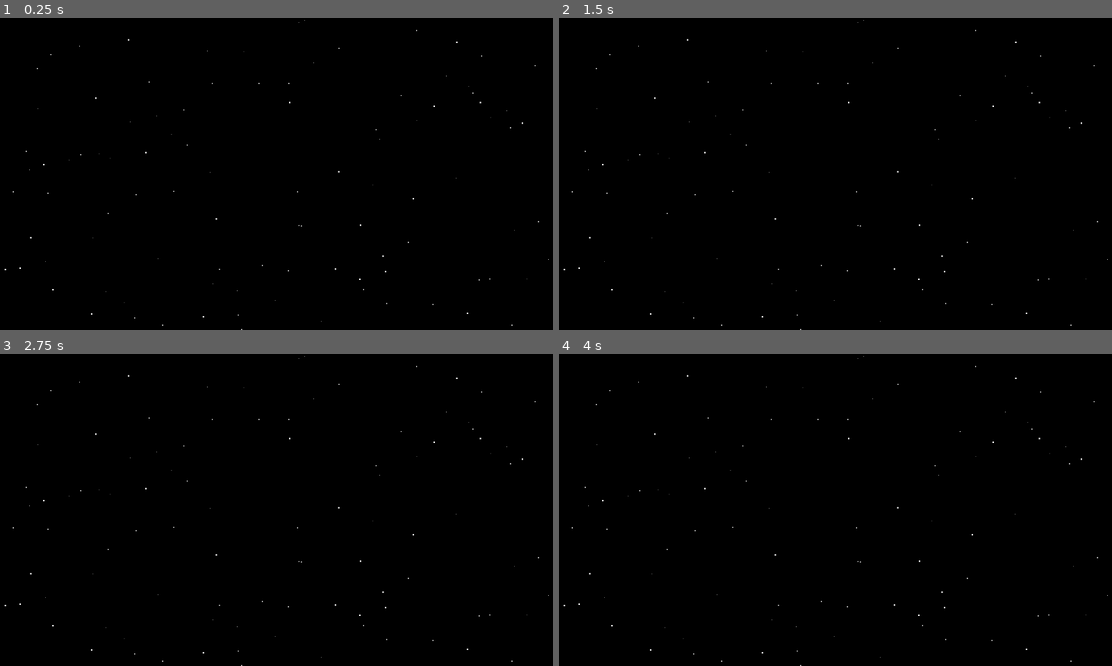
Above: before the commit, frames 1-4 (two rows, left to right).
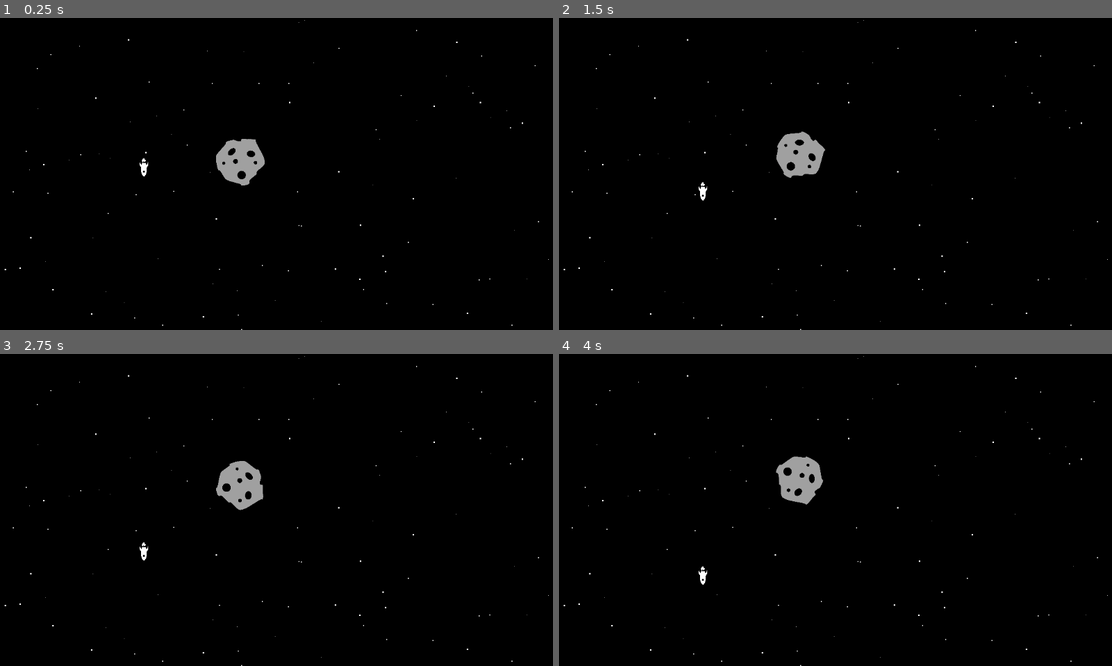
Above: after the commit, the same moments.

Repository: SuvegesMarton/aimtheship
Game: Godot game, scene res://scenes/round_manager.tscn
Same seed, same stepped clock (60 frames per second), same inputs: the game is played once before the commit and once after it.
Inputs:
- Up to frame 1 (0.25 s): no input
- Up to frame 2 (1.5 s): no input
- Up to frame 3 (2.75 s): no input
- Up to frame 4 (4 s): no input

The runs differ from the first frame. In frame 1, 0.9% of the frame differs, in the area x 25-48%, y 38-54%; in frame 2, 0.9%, in the area x 25-49%, y 36-59%; in frame 3, 0.9%; in frame 4, 0.9%.

Commit message:
working file input for rocket&meteorites

Diff:
--- a/resources/levels/levelTest.cfg
+++ b/resources/levels/levelTest.cfg
@@ -1,4 +1,8 @@
 [rocket]
-ala=42
-sala="Hello World3D!"
-dala=Vector3(1, 0, 2)
+pos=Vector2(300, 300)
+vel=Vector2(0, 40)
+weight=1
+[mt1]
+pos=Vector2(500, 300)
+vel=Vector2(0, -10)
+weight=10
--- a/scripts/roundManager.gd
+++ b/scripts/roundManager.gd
@@ -3,13 +3,15 @@
 var RocketScene = preload("res://scenes/rocket.tscn")
 var MeteoriteScene = preload("res://scenes/meteorite.tscn")
 
+var levelName = "levelTest"
+
 var G = 6.67 * (10.0 ** -3)
 
 var physicsElements = []
-var rocket
+var rocket = RocketScene.instantiate()
 # Called when the node enters the scene tree for the first time.
 func _ready() -> void:
-	load_level("levelTest")
+	load_level(levelName)
 
 # Called every frame. 'delta' is the elapsed time since the previous frame.
 func _process(delta: float) -> void:
@@ -17,21 +19,30 @@
 	calculateGravityEffects(delta)
 
 
-func load_level(level_name: String) -> void:
+func load_level(levelName: String) -> void:
+	print(levelName)
 	var config = ConfigFile.new()
 	# Load the file. If the file didn't load, ignore it.
-	if config.load("res://resources/levels/"+level_name+".cfg") != OK:
-		return
+	if config.load("res://resources/levels/"+levelName+".cfg") != OK: return
 	# Iterate over all sections.
 	for item in config.get_sections():
-		print(config.get_sections())
-		# Fetch the data for each section.
-		var player_name = config.get_value(item, "ala")
-		print(player_name)
-		var player_score = config.get_value(item, "sala")
-		print(player_score)
-		var player_score2 = config.get_value(item, "dala")
-		print(player_score2)
+		print(item)
+		match item:
+			"rocket":
+				rocket.position = config.get_value(item, "pos")
+				rocket.velocity = config.get_value(item, "vel")
+				rocket.weight = config.get_value(item, "weight")
+				add_child(rocket)
+				physicsElements.append(rocket)
+			_:
+				var met = MeteoriteScene.instantiate()
+				met.position = config.get_value(item, "pos")
+				met.velocity = config.get_value(item, "vel")
+				met.weight = config.get_value(item, "weight")
+				add_child(met)
+				physicsElements.append(met)
+
+
 
 #calculate gravity on all physics-affected objects
 func calculateGravityEffects(delta:float) -> void:
